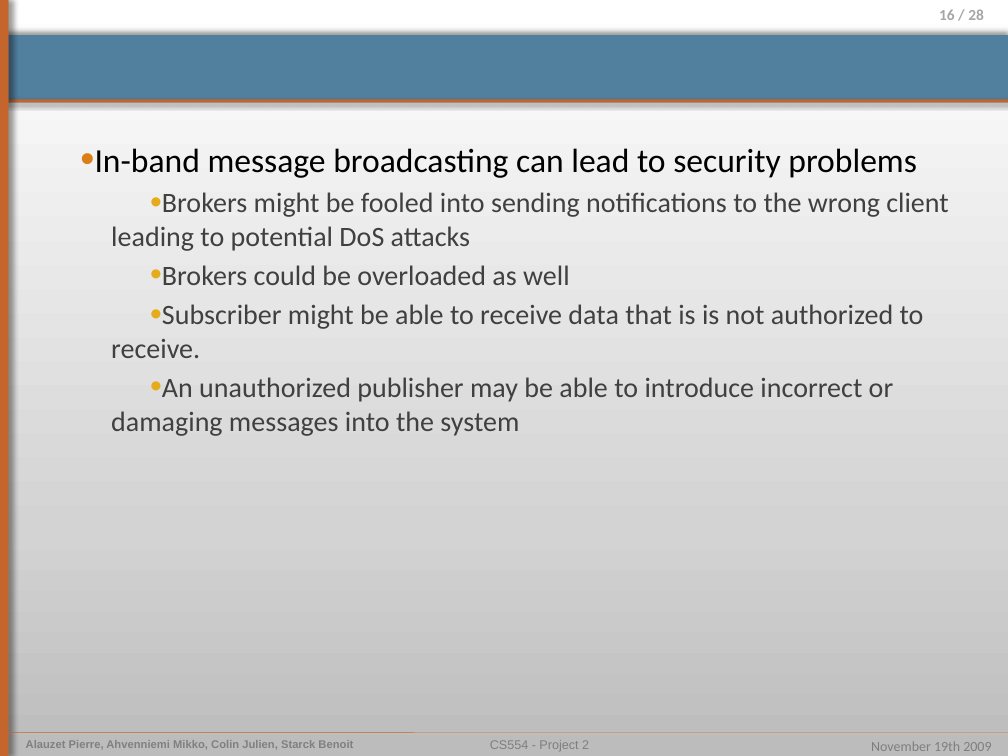
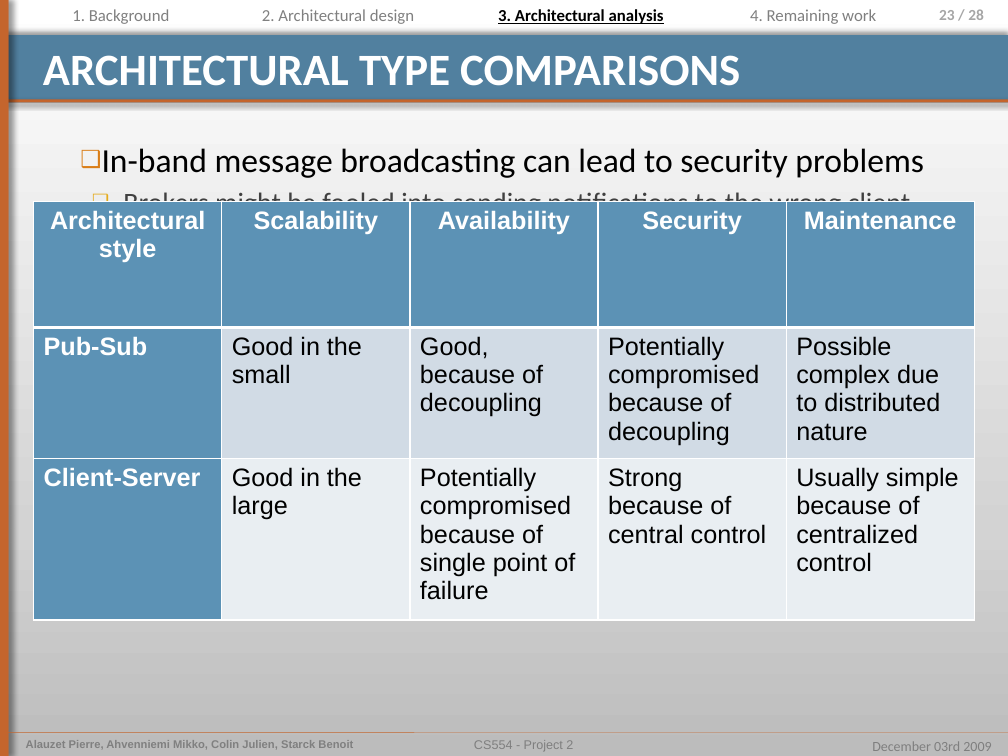
Before and after one commit to pierrealauzet/euroteam, a slide deck: slide 23 of Project 2/Part3/CS554_EuroTeam_Project2_OP6.pptx (slide 16 before the commit). Drawn at 1008x756 pixels with LibreOffice and Linux fonts; fonts in the diff are those of the drawing. Boxes give left, top, right and bottom in pixels: in the first picture for what was removed or moved away, otherwise in the second. Text is boxed around its words. In the diff, an @@ line names an element or a change of style, - is before the commit and + after.

```diff
--- a/Project 2/Part3/CS554_EuroTeam_Project2_OP6.pptx
+++ b/Project 2/Part3/CS554_EuroTeam_Project2_OP6.pptx
@@ text added at (x1=72, y1=9, x2=170, y2=24), 12 pt, text #808080 @@
+1. Background
@@ text added at (x1=262, y1=9, x2=414, y2=24), 12 pt, text #808080 @@
+2. Architectural design
@@ text added at (x1=498, y1=9, x2=664, y2=24), 12 pt, text #000000, bold, underline @@
+3. Architectural analysis
@@ text added at (x1=750, y1=9, x2=876, y2=24), 12 pt, text #808080 @@
+4. Remaining work
@@ page number at (x1=939, y1=9, x2=984, y2=20): text changed @@
-16 / 28
+23 / 28
@@ title added at (x1=43, y1=55, x2=740, y2=86), 32 pt, text #FFFFFF, bold @@
+ARCHITECTURAL TYPE COMPARISONS
@@ text "In-band message broadcasting can lead ..." at (x1=102, y1=148, x2=972, y2=438): bullet • to ❑ @@
@@ table added at (x1=33, y1=202, x2=976, y2=620), 3 rows, 5 columns @@
+Architectural style | Scalability | Availability | Security | Maintenance
+Pub-Sub | Good in the small | Good, because of decoupling | Potentially compromised because of decoupling | Possible complex due to distributed nature
+Client-Server | Good in the large | Potentially compromised because of single point of failure | Strong because of central control | Usually simple because of centralized control
@@ text "CS554 - Project 2" moved from (x1=490, y1=740, x2=589, y2=751) to (x1=474, y1=740, x2=573, y2=751) @@
@@ text at (x1=872, y1=741, x2=991, y2=751): text changed @@
-November 19th 2009
+December 03rd 2009
```
Also in this commit, not shown: 14 other slides changed, 9 slides added, 2 slides removed, 1 other file.
